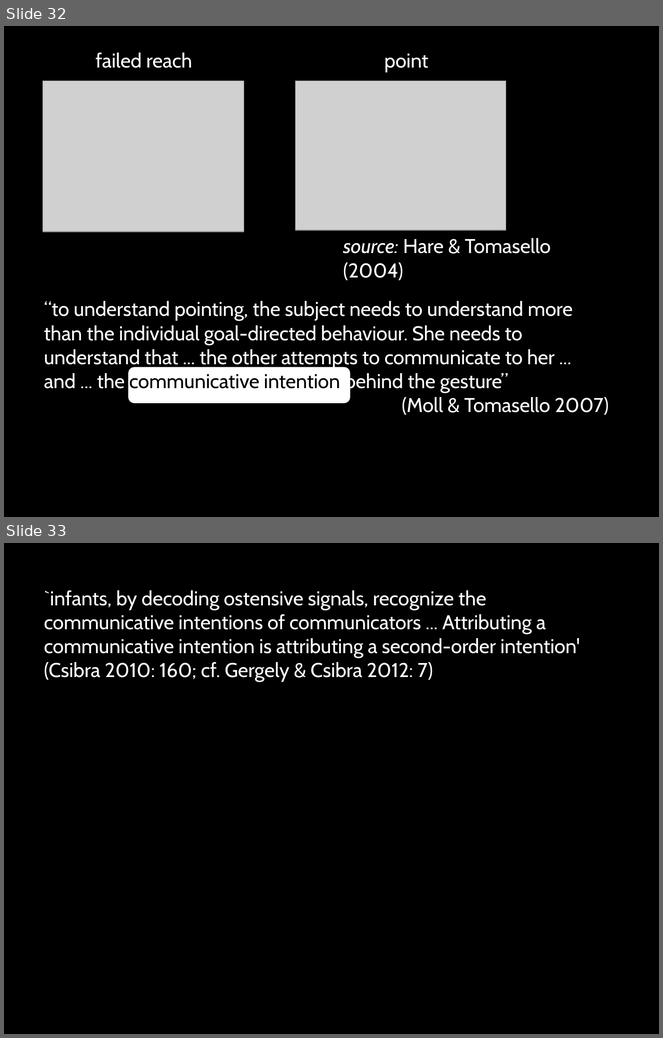
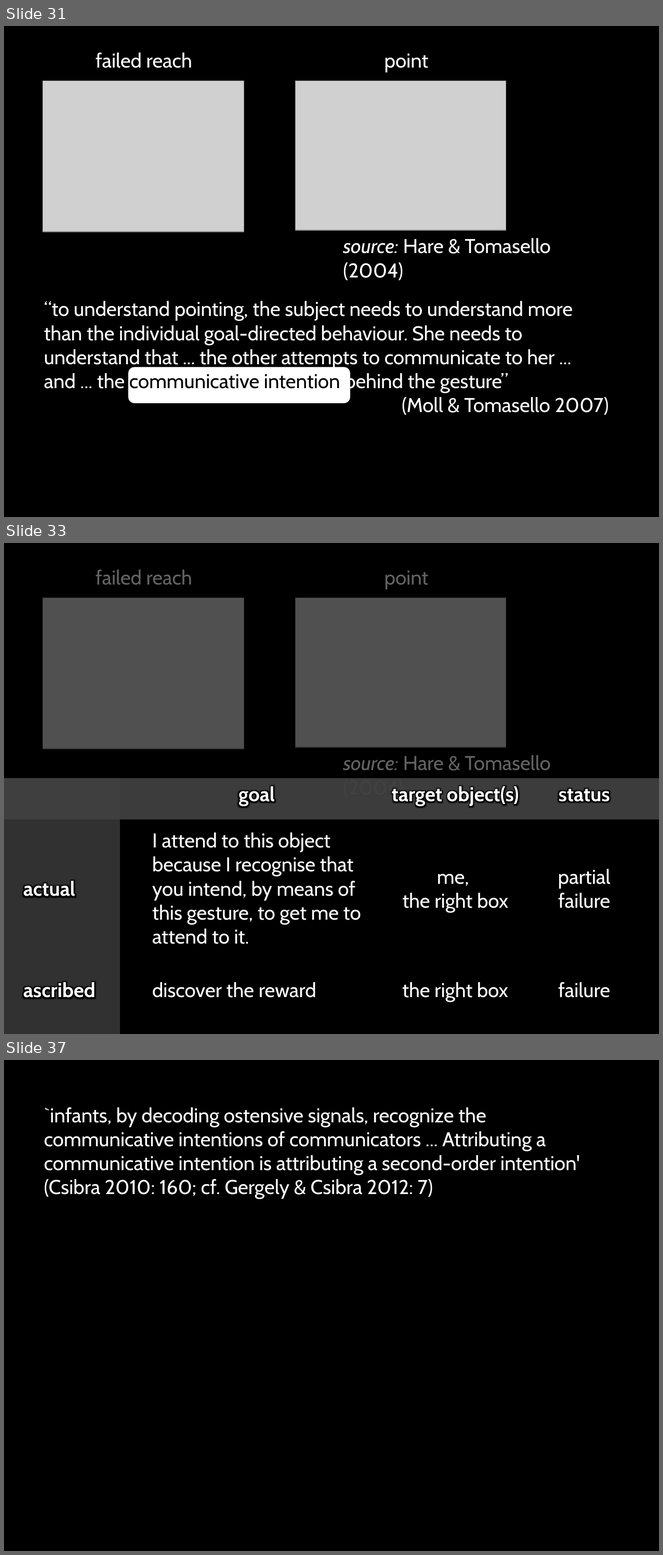
Before and after one commit to butterfill/lecture_mindreading_joint_action_philosophical_tools, a slide deck: lecture09 interacting mindreaders/lecture09 interacting mindreaders.pptx. Shown one above the other, each under a label of ours: slides 32 and 33 before the commit, slides 31, 33 and 37 after it; the slides between them are not shown. The pictures are 663x1038 and 663x1555 pixels, drawn with LibreOffice and Linux fonts; fonts in the diff are those of the drawing; grey boxes stand for pictures. Boxes give left, top, right and bottom in pixels: in the first picture for what was removed or moved away, otherwise in the second. Text is boxed around its words. In the diff, an @@ line names an element or a change of style, - is before the commit and + after.

```diff
--- a/lecture09 interacting mindreaders/lecture09 interacting mindreaders.pptx
+++ b/lecture09 interacting mindreaders/lecture09 interacting mindreaders.pptx
@@ slide 33 added at box(4, 543, 659, 1034), background #000000 @@
@@ rectangle added at box(4, 543, 659, 1034), fill #000000 at 61% opacity, outline #000000 0.75 pt @@
@@ text added at box(96, 570, 192, 585), 22 pt, text #FFFFFF @@
+failed reach
@@ text added at box(385, 571, 429, 589), 22 pt, text #FFFFFF @@
+point
@@ picture added at box(42, 598, 244, 749) @@
@@ picture added at box(296, 598, 506, 747) @@
@@ text added at box(343, 755, 551, 799), 22 pt, text #FFFFFF @@
+source: Hare & Tomasello (2004)
@@ rectangle added at box(4, 778, 659, 820), fill #404040 at 78% opacity @@
@@ rectangle added at box(4, 778, 120, 1034), fill #404040 at 78% opacity @@
@@ rectangle added at box(4, 778, 659, 820), fill #404040 at 78% opacity @@
@@ text added at box(239, 786, 275, 806), 22 pt, text #FFFFFF, bold @@
+goal
@@ text added at box(392, 786, 519, 806), 22 pt, text #FFFFFF, bold @@
+target object(s)
@@ text added at box(559, 788, 610, 802), 22 pt, text #FFFFFF, bold @@
+status
@@ text added at box(152, 833, 361, 944), 22 pt, text #FFFFFF @@
+I attend to this object because I recognise that you intend, by means of this gesture, to get me to attend to it.
@@ text added at box(558, 869, 611, 909), 22 pt, text #FFFFFF @@
+partial
+failure
@@ text added at box(23, 880, 75, 898), 22 pt, text #FFFFFF, bold @@
+actual
@@ text added at box(402, 874, 508, 913), 22 pt, text #FFFFFF @@
+me,
+the right box
@@ text added at box(23, 982, 96, 999), 22 pt, text #FFFFFF, bold @@
+ascribed
@@ text added at box(152, 982, 317, 998), 22 pt, text #FFFFFF @@
+discover the reward
@@ text added at box(402, 982, 508, 1002), 22 pt, text #FFFFFF @@
+the right box
@@ text added at box(558, 982, 610, 998), 22 pt, text #FFFFFF @@
+failure
@@ what was slide 32 is now slide 31 @@
@@ what was slide 33 is now slide 37 @@
```
Also in this commit, not shown: 3 slides changed, 3 other slides added, 6 slides removed, 5 other files.
